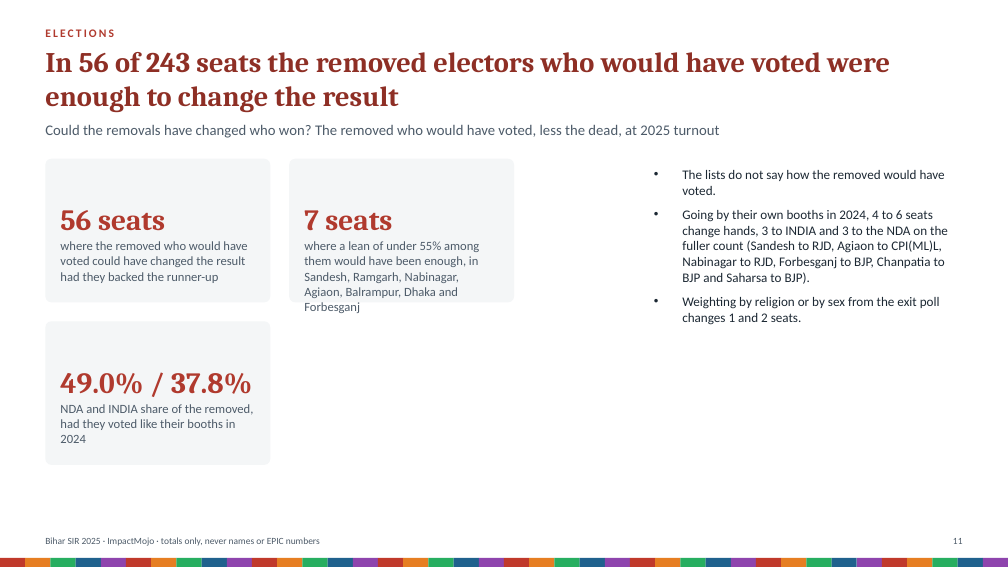
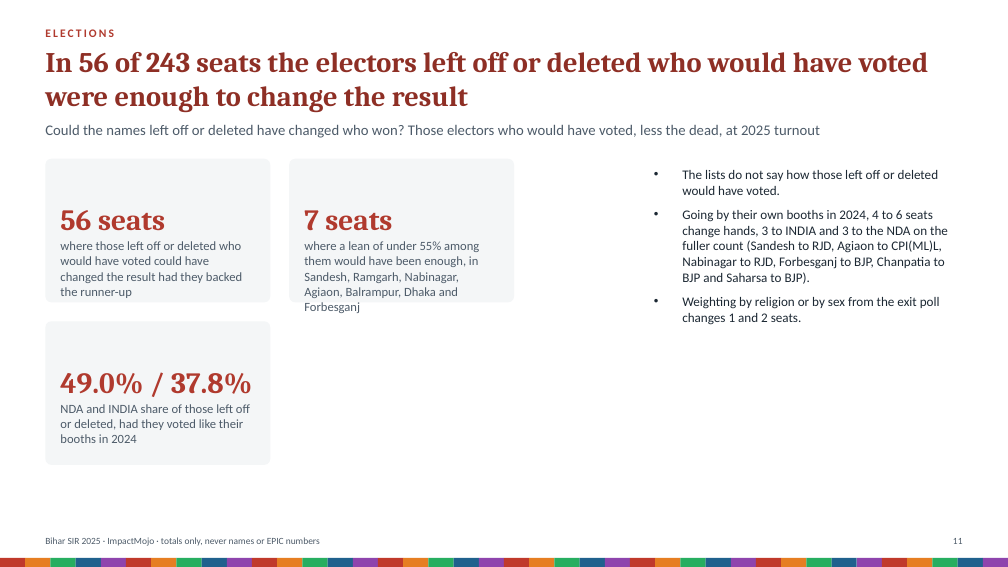
Before and after one commit to Varnasr/INDIA-DATA, a slide deck: slide 11 of reports/bihar-sir-2025-deck.pptx. Drawn at 1008x567 pixels with LibreOffice and Linux fonts; fonts in the diff are those of the drawing. Boxes give left, top, right and bottom in pixels: in the first picture for what was removed or moved away, otherwise in the second. Text is boxed around its words. In the diff, an @@ line names an element or a change of style, - is before the commit and + after.

```diff
--- a/reports/bihar-sir-2025-deck.pptx
+++ b/reports/bihar-sir-2025-deck.pptx
@@ text at (45, 52, 929, 112): text changed @@
-In 56 of 243 seats the removed electors who would have voted were enough to change the result
+In 56 of 243 seats the electors left off or deleted who would have voted were enough to change the result
@@ text at (45, 125, 820, 138): text changed @@
-Could the removals have changed who won? The removed who would have voted, less the dead, at 2025 turnout
+Could the names left off or deleted have changed who won? Those electors who would have voted, less the dead, at 2025 turnout
@@ text at (682, 170, 939, 195): text changed @@
-• The lists do not say how the removed would have voted.
+• The lists do not say how those left off or deleted would have voted.
@@ text at (60, 241, 242, 298): text changed @@
-where the removed who would have voted could have changed the result had they backed the runner-up
+where those left off or deleted who would have voted could have changed the result had they backed the runner-up
@@ text at (60, 404, 250, 443): text changed @@
-NDA and INDIA share of the removed, had they voted like their booths in 2024
+NDA and INDIA share of those left off or deleted, had they voted like their booths in 2024
```
Also in this commit, not shown: 29 other slides changed, 44 other files.
